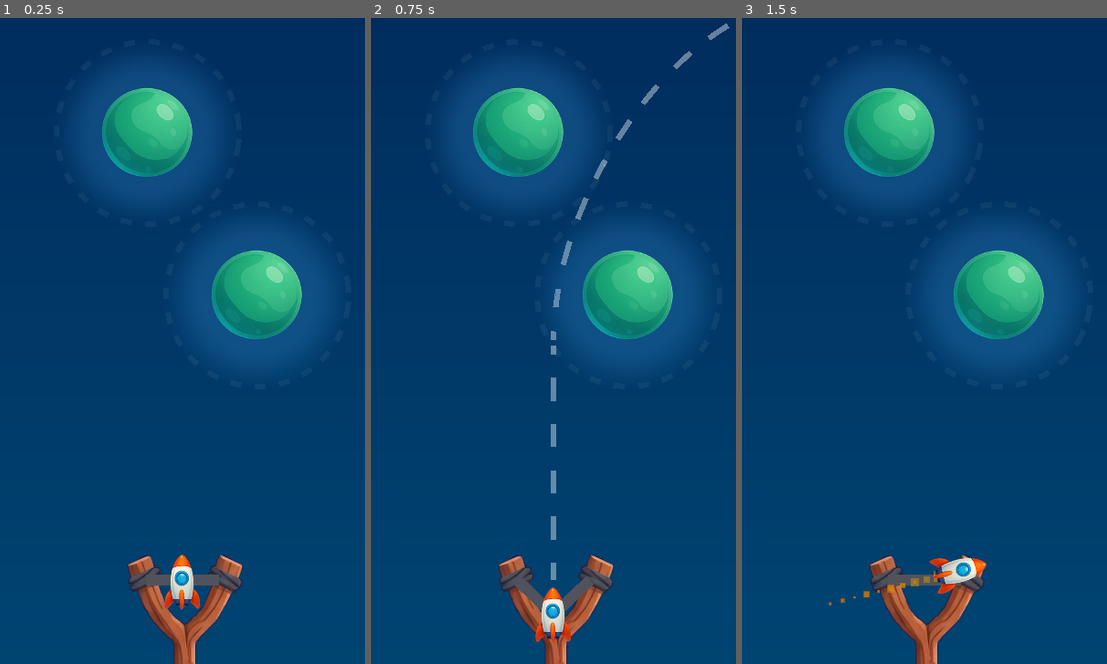
Above: before the commit, frames 1-3 (left to right).
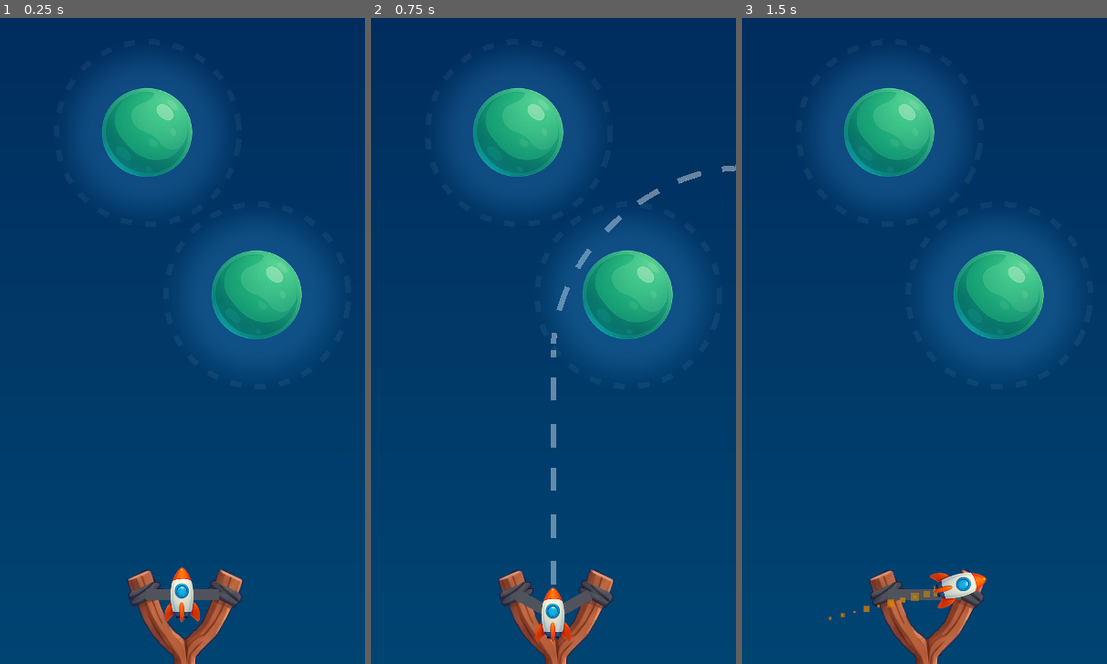
Above: after the commit, the same moments.

Repository: nbarkoch/spacecraft-launcher
Game: Godot game, scene res://scenes/game.tscn
The game is run twice, just before and just after one commit, with the same random seed, the same clock (stepped at 60 frames per second) and the same inputs.
Inputs (mouse positions are in pixels of both pictures, inside the frame that each line leads up to):
- Up to frame 1 (0.25 s): no input
- Up to frame 2 (0.75 s): tap Enter at 0.5 s; move the mouse to (553, 612) at 0.52 s; press the mouse at (553, 612) at 0.53 s
- Up to frame 3 (1.5 s): tap Space at 1.25 s; move the mouse to (851, 334) at 1.27 s; release the mouse at (851, 334) at 1.28 s; click (851, 334) at 1.35 s

The runs differ from the first frame. In frame 1, 3.1% of the frame differs, in the area x 34-67%, y 83-100%; in frame 2, 2.9%; in frame 3, 3.0%.

Commit message:
refactor + add logo

Diff:
--- a/scenes/game.tscn
+++ b/scenes/game.tscn
@@ -10,13 +10,13 @@
 [node name="BorderGame" parent="." instance=ExtResource("1_rwg3j")]
 
 [node name="Slingshot" parent="." instance=ExtResource("1_c5tod")]
-position = Vector2(0, 173)
+position = Vector2(0, 181)
 
 [node name="Camera2D" type="Camera2D" parent="."]
 zoom = Vector2(2, 2)
 
 [node name="Spacecraft" parent="." instance=ExtResource("2_l0j4p")]
-position = Vector2(0, 155)
+position = Vector2(0, 162)
 
 [node name="Planet" parent="." instance=ExtResource("3_kc5c4")]
 position = Vector2(-19, -91)
Not shown, changed: export_presets.cfg
Binary file added: logo/logo.png
Not shown, added: logo/logo.png.import
Binary file added: logo/logo_bg.png
Not shown, added: logo/logo_bg.png.import
Binary file added: logo/logo_fg2.png
Not shown, added: logo/logo_fg2.png.import
Binary file added: sprites/meteroids.png
Not shown, added: sprites/meteroids.png.import
Binary file removed: sprites/planet_1.png
Not shown, removed: sprites/planet_1.png.import
Binary file removed: sprites/planet_2.png
(and 5 more such lines)
